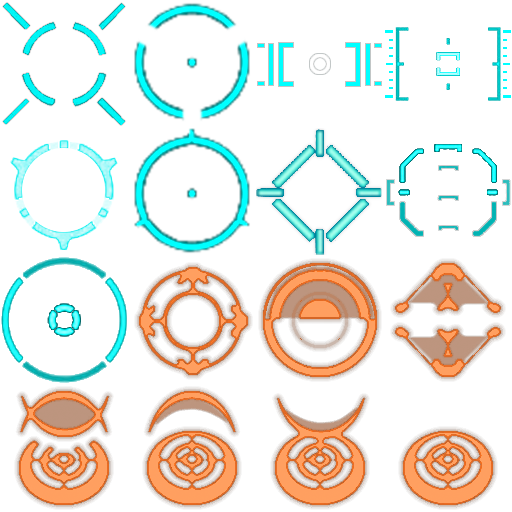
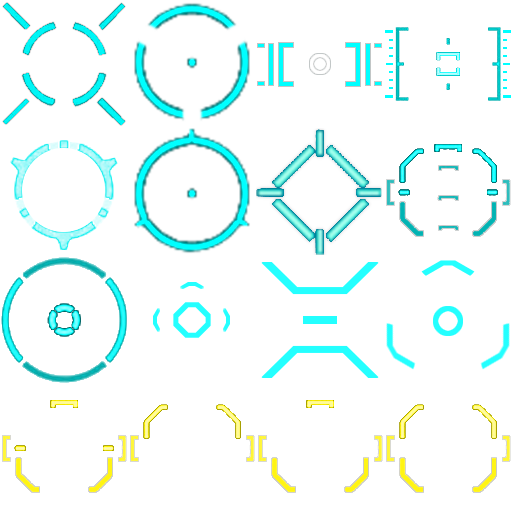
Revision of a layered 512x512 image; what changed, layer by layer:
added layer "mine1" above "mine2" over [2, 400, 127, 493]
added layer "mine2" above "mine3" over [130, 404, 255, 462]
added layer "mine3" above "mine4" over [258, 400, 383, 493]
added layer "mine4" above "plasma" over [386, 404, 511, 493]
added layer "pilot" above "flash #1" over [153, 282, 230, 338]
added layer "flash #1" above "rave!" over [386, 260, 510, 370]
added layer "rave!" above "sp shadow" over [261, 262, 379, 378]
removed layer "ir_cann.tga copy" over [14, 258, 506, 510]
